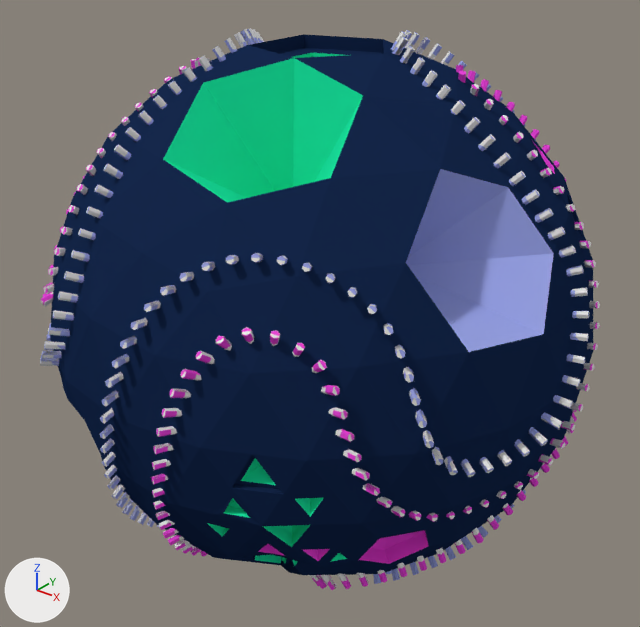
The Blender file Assets/Models/Tracks/.SpherePlanet.blend as it was, and as the next commit left it.
Both versions are drawn from a camera (50 mm lens) standing at (57.3, -72.0, 43.8) and looking at (0.0, -0.4, -0.6). Every picture has the same lights, and +X, +Y and +Z are marked at lower left. The same objects are shown in both versions, whatever each file hides.

The first picture shows 'SpherePlanet_Visual_Base', 'SpherePlanet_Visual_TrackEdge', 'SpherePlanet_Visual_TrackEdgeA', 'SpherePlanet_Visual_TrackEdgeB'.
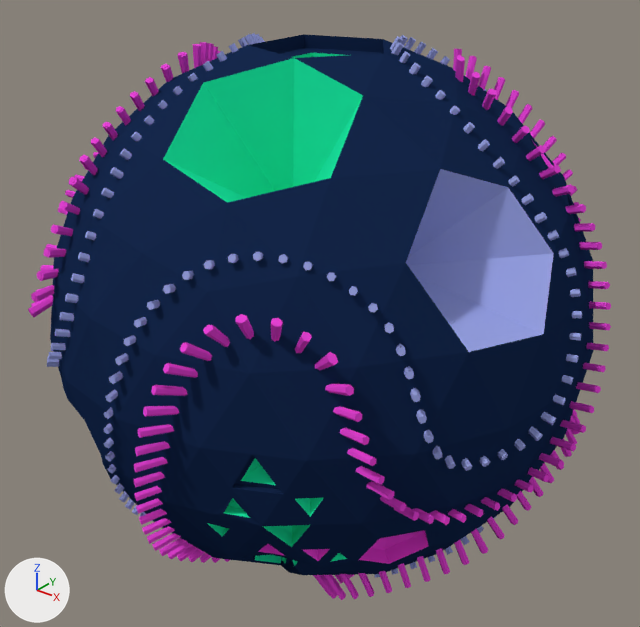
Location of each change, [x1, y1, x2, y2] in pixels of the pictures (640 x 627 px):
'SpherePlanet_Visual_Base', reshaped (7% wider): before [50, 34, 593, 575]; after [28, 34, 611, 600]
'SpherePlanet_Visual_TrackEdge', reshaped (not visible afterwards): before [40, 29, 600, 590]
'SpherePlanet_Visual_TrackEdgeA', recoloured, reshaped (grey to pink): before [41, 57, 600, 588]; after [32, 43, 609, 596]
'SpherePlanet_Visual_TrackEdgeB', recoloured, reshaped (grey to blue): before [40, 28, 589, 527]; after [47, 33, 581, 516]
part 3 of me_icosphere_001, added (pink): after [28, 34, 611, 600]

What the commit changed:
me_cylinder_002 has 18 vertices, 14 faces and spans x -0.33..0.33, y -0.38..0.38, z -1.07..1.18.
me_cylinder_002 is used by ob_sphereplanet_visual_trackedgeb; location (0.0, 0.0, 0.0).
me_cylinder_002 part 1: all 6 vertices in x -0.33..0.33, y -0.38..0.38, z -1.07 are moved by (0.0, -0.1, 0.64).
me_cylinder_002 now uses material mat_glow3 (blue #9da7e7).
me_cylinder has 18 vertices, 14 faces and spans x -0.33..0.33, y -0.38..0.38, z -1.18..1.07.
me_cylinder is used by ob_sphereplanet_visual_trackedgea; location (0.0, 0.0, 0.0).
me_cylinder part 2: all 6 vertices in x -0.33..0.33, y -0.38..0.38, z 1.07 are moved by (0.0, 0.3, 1.6).
me_cylinder now uses material mat_glow2 (pink #e744d7).
me_icosphere_001 is used by ob_sphereplanet_visual_base; location (0.0, 0.0, 0.0).
me_icosphere_001 had 871 vertices, 1201 faces and spanned x -30.1..30.1, y -30.1..30.1, z -30.1..29.1.
me_icosphere_001 now has 9997 vertices, 8299 faces and spans x -30.6..31.9, y -31.8..30.7, z -32.5..30.1.
me_icosphere_001 part 3: 9126 vertices added at x -30.6..31.9, y -31.8..30.7, z -32.5..30.1.
Mesh me_cylinder_003 is new.
It has 1317 vertices, 439 faces and spans x -27.9..28.7, y -28.6..28.0, z -28.9..27.0.
It uses material mat_glow1 (green #1de7a8).
Object 'SpherePlanet_Visual_TrackEdge' (ob_sphereplanet_visual_trackedge) now shows me_cylinder_003 instead of me_cylinder_004.
